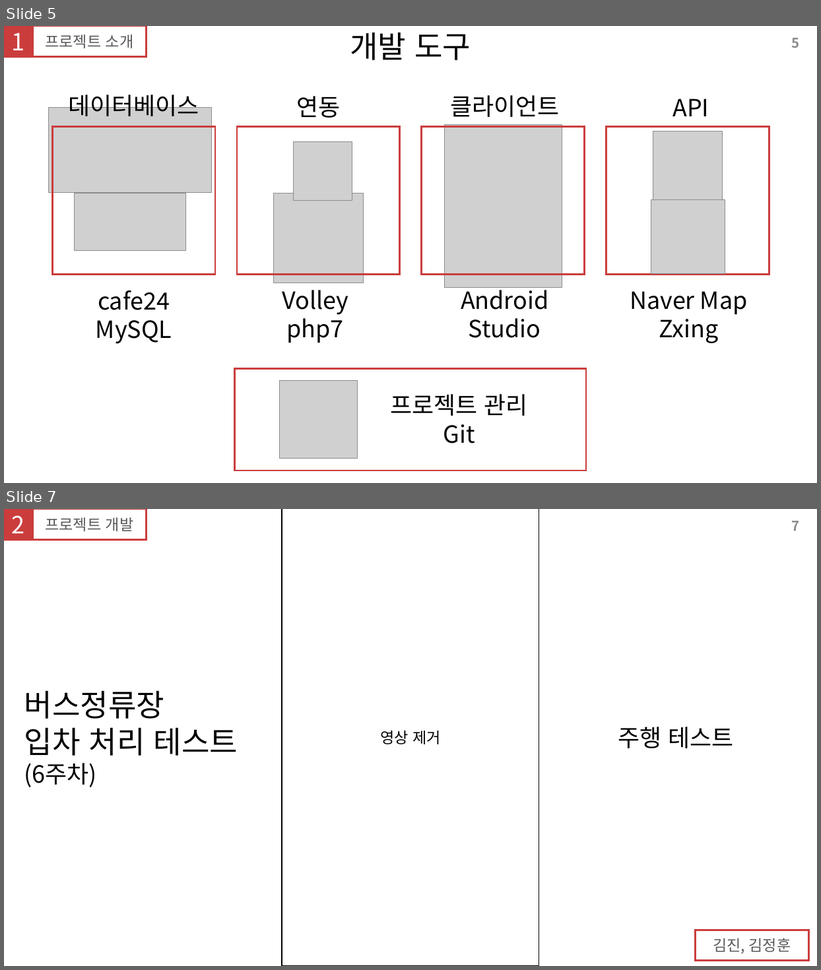
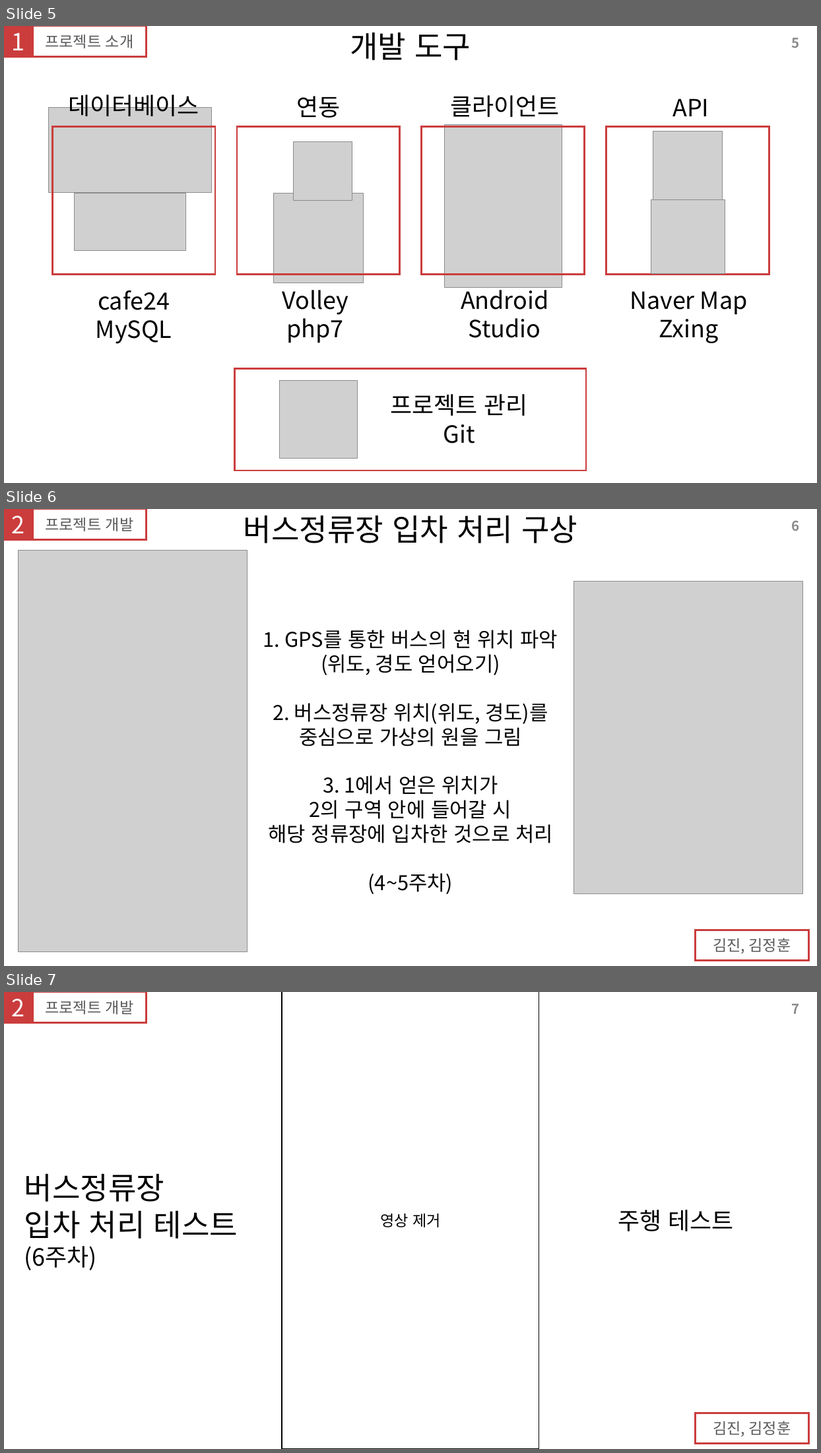
Before and after one commit to JiniStory123/SchoolBusCliker, a slide deck: OtherFiles/23_7주차_캡스톤디자인_발표자료/23_7주차_캡스톤디자인_발표자료_1안.pptx. Shown one above the other, each under a label of ours: slides 5 and 7 before the commit, slides 5, 6 and 7 after it; the slides between them are not shown. The pictures are 821x970 and 821x1453 pixels, drawn with LibreOffice and Linux fonts; fonts in the diff are those of the drawing; grey boxes stand for pictures. Boxes give left, top, right and bottom in pixels: in the first picture for what was removed or moved away, otherwise in the second. Text is boxed around its words. In the diff, an @@ line names an element or a change of style, - is before the commit and + after.

```diff
--- a/OtherFiles/23_7주차_캡스톤디자인_발표자료/23_7주차_캡스톤디자인_발표자료_1안.pptx
+++ b/OtherFiles/23_7주차_캡스톤디자인_발표자료/23_7주차_캡스톤디자인_발표자료_1안.pptx
@@ slide 6 added at [4, 509, 817, 966], background #FFFFFF @@
@@ rectangle added at [4, 509, 146, 540], outline #CB3D3D 2.25 pt @@
@@ rectangle added at [4, 509, 32, 540], fill #CB3D3D, outline #CB3D3D 2.25 pt, 28 pt, text #FFFFFF @@
+2
@@ text added at [45, 518, 134, 531], 18 pt, text #595959 @@
+프로젝트 개발
@@ text added at [244, 515, 578, 543], 36 pt, text #000000 @@
+버스정류장 입차 처리 구상
@@ page number added at [791, 520, 799, 531], 16 pt, text #8C8C8C, bold @@
+6
@@ picture added at [19, 551, 248, 953] @@
@@ picture added at [574, 581, 803, 894] @@
@@ text added at [263, 630, 558, 894], 24 pt, text #000000 @@
+1. GPS를 통한 버스의 현 위치 파악
+(위도, 경도 얻어오기)
+2. 버스정류장 위치(위도, 경도)를
+중심으로 가상의 원을 그림
+3. 1에서 얻은 위치가
+2의 구역 안에 들어갈 시
+해당 정류장에 입차한 것으로 처리
+(4~5주차)
@@ rectangle added at [696, 931, 809, 962], outline #CB3D3D 2.25 pt @@
@@ text added at [713, 938, 791, 954], 18 pt, text #595959 @@
+김진, 김정훈
```
Also in this commit, not shown: 1 slide changed, 3 other slides added, 1 slide removed.
